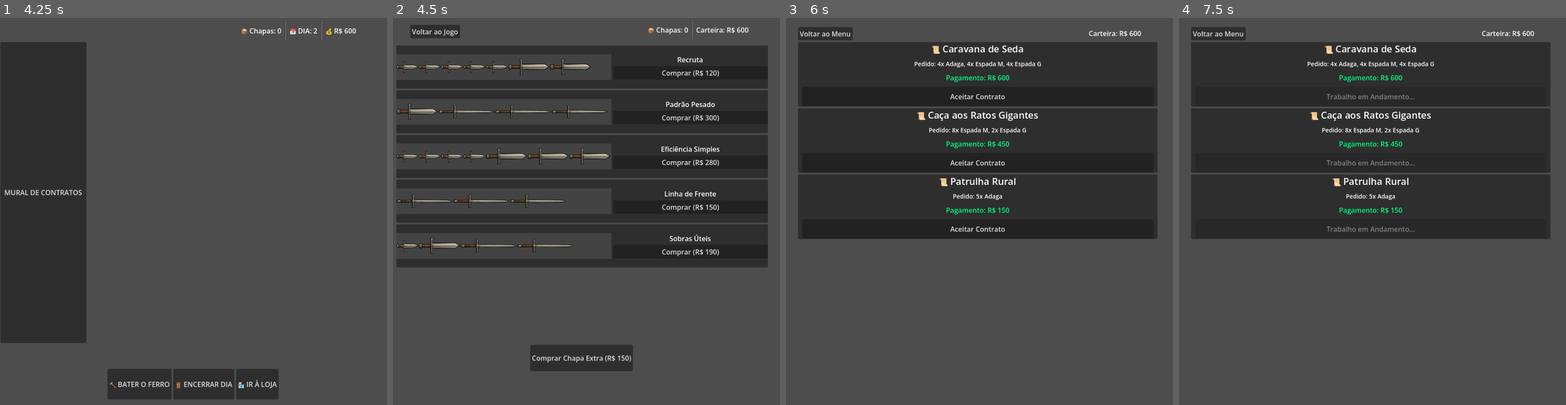
Above: before the commit, frames 1-4 (left to right).
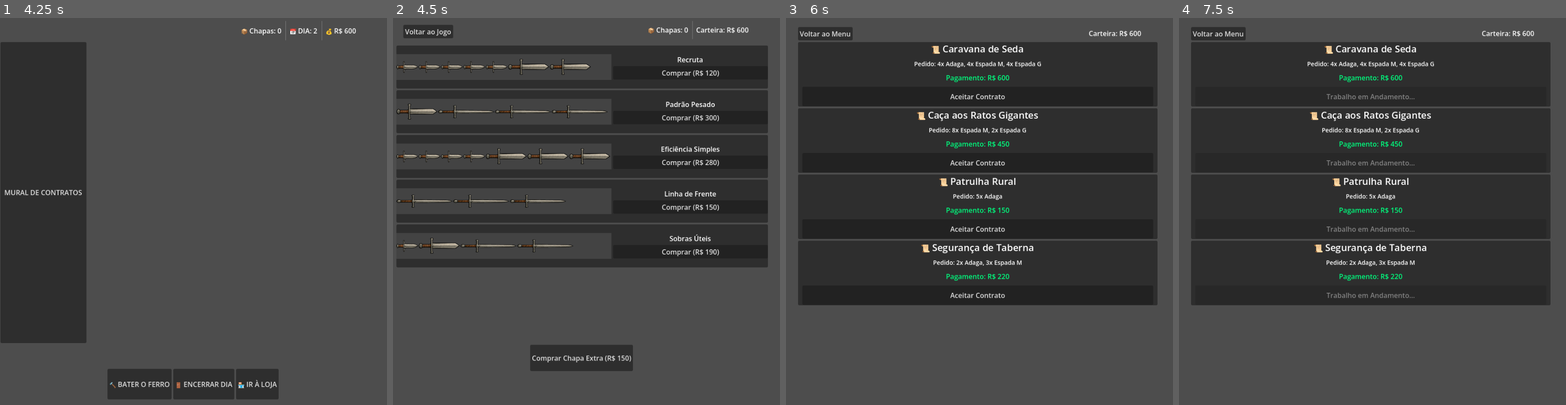
Above: after the commit, the same moments.

Repository: VitaumOS/Jogo_IC-Godot
Game: Godot game, scene res://scene/Cena_1.tscn
The game is run twice, just before and just after one commit, with the same random seed, the same clock (stepped at 60 frames per second) and the same inputs.
Inputs:
- Up to frame 1 (4.25 s): click "MURAL DE CONTRATOS" at 0.5 s; click "Voltar ao Menu" at 1.25 s; click "🔨 BATER O FERRO" at 2 s; click "🚪 ENCERRAR DIA" at 2.75 s; click "Encerrar Dia e Dormir" at 3.5 s
- Up to frame 2 (4.5 s): click "🏪 IR À LOJA" at 4.25 s
- Up to frame 3 (6 s): click "Voltar ao Jogo" at 5 s; click "MURAL DE CONTRATOS" at 5.75 s
- Up to frame 4 (7.5 s): click "Aceitar Contrato" at 6.5 s; click "📜 Caravana de Seda DEMANDA: -…" at 7.25 s

Frame 1 is identical in both runs. In frame 2, 0.2% of the frame differs, in the area x 2-18%, y 1-6%; in frame 3, 15%, in the area x 3-96%, y 57-75%; in frame 4, 15%.

Commit message:
Atualizar dnv ner

Diff:
--- a/scene/Cena_Loja.tscn
+++ b/scene/Cena_Loja.tscn
@@ -91,3 +91,11 @@
 [node name="LabelDinheiro" type="Label" parent="UI/HBoxContainer" unique_id=1041009093]
 layout_mode = 2
 text = "Carteira: R$"
+
+[node name="BtnVoltar" type="Button" parent="UI" unique_id=451513788]
+layout_mode = 0
+offset_left = 16.0
+offset_top = 8.0
+offset_right = 132.0
+offset_bottom = 39.0
+text = "Voltar ao Jogo"
--- a/script/Loja.gd
+++ b/script/Loja.gd
@@ -7,7 +7,7 @@
 
 @onready var label_dinheiro = $UI/HBoxContainer/LabelDinheiro
 @onready var container_itens = $UI/ScrollContainer/VBoxItens
-@onready var container_opcoes: VBoxContainer = $UI/Container_Opcoes
+@onready var btn_voltar: Button= $UI/BtnVoltar
 @onready var label_feedback = $UI/LabelFeedback
 @onready var lbl_estoque_chapas = $UI/HBoxContainer/LabelQuantidade
 @onready var btn_comprar_chapa = $UI/PainelChapas/BtnComprarChapa
@@ -17,11 +17,10 @@
 
 func _ready():
 	catalogo_loja = Global.padroes_na_loja
-	_atualizar_ui_dinheiro()
 	_gerar_itens_loja()
-	_configurar_botoes()
+	btn_voltar.pressed.connect(_on_voltar_pcu)
 	_configurar_compra_chapa()
-	_atualizar_display_chapas()
+	_atualizar_display()
 
 func _configurar_compra_chapa():
 	btn_comprar_chapa.text = "Comprar Chapa Extra (R$ %d)" % Global.preco_chapa_extra
@@ -32,28 +31,20 @@
 	if Global.dinheiro >= Global.preco_chapa_extra:
 		Global.dinheiro -= Global.preco_chapa_extra
 		Global.estoque_chapas_extras += 1
-		_atualizar_ui_dinheiro()
-		_atualizar_display_chapas()
+		_atualizar_display()
 		label_feedback.text = "Chapa extra adquirida!"
 	else:
 		label_feedback.text = "Saldo insuficiente para chapa!"
 
-func _atualizar_display_chapas():
+func _atualizar_display():
 	lbl_estoque_chapas.text = "📦 Chapas: %d" % Global.estoque_chapas_extras
+	label_dinheiro.text = "Carteira: R$ %d" % Global.dinheiro
 
-## Configura botões de navegação usando a cena exportada
-func _configurar_botoes():
-	for c in container_opcoes.get_children(): c.queue_free()
-	var btn = cena_botao_ui.instantiate()
-	btn.text = "Voltar ao Jogo"; btn.pressed.connect(_on_voltar_pcu)
-	container_opcoes.add_child(btn)
 
 ## Retorna para a cena principal
 func _on_voltar_pcu():
 	if get_tree().change_scene_to_file("res://scene/Cena_1.tscn") != OK: print("Erro ao carregar cena")
 
-func _atualizar_ui_dinheiro():
-	label_dinheiro.text = "Carteira: R$ %d" % Global.dinheiro
 
 func _gerar_itens_loja():
 	for c in container_itens.get_children(): c.queue_free()
@@ -107,6 +98,6 @@
 func _tentar_comprar(item, botao):
 	if Global.remover_dinheiro(item.preco):
 		Global.padroes_desbloqueados.append(item)
-		botao.disabled = true; botao.text = "Adquirido"; _atualizar_ui_dinheiro()
+		botao.disabled = true; botao.text = "Adquirido"; _atualizar_display()
 		label_feedback.text = "Padrão desbloqueado!"
 	else: label_feedback.text = "Saldo insuficiente!"
--- a/script/Main.gd
+++ b/script/Main.gd
@@ -208,8 +208,7 @@
 	var z_user = Global.chapas_usadas_pelo_jogador
 
 	if Global.estoque_chapas_extras < z_user:
-		_atualizar_texto_resultado("FALHA: Você não tem chapas (estoque: %d) para produzir as %d unidades planejadas!" % [Global.estoque_chapas_extras, z_user])
-
+		_atualizar_texto_resultado("FALHA: Você não tem chapas suficientes!")
 		_limpar_dados_transicao()
 		return
 
@@ -221,26 +220,20 @@
 		if res and res.get("status") == "Optimal":
 			var z_pulp = res["chapas_usadas"]
 
-			# 3. Consumir as chapas do estoque global
 			Global.estoque_chapas_extras -= z_user
 
-			# 4. Validar critérios de sucesso (Matemática + Ritmo)
 			var otimizou = (z_user <= z_pulp)
 			var ritmo_perfeito = (Global.ultimo_desempenho_ritmo >= 1.0)
 
-			# O Global decide o bônus financeiro
 			Global.completar_contrato(otimizou and ritmo_perfeito)
 
 			# 5. Feedback Visual
 			if otimizou and ritmo_perfeito:
 				_atualizar_texto_resultado("PERFEITO! Matemática Otimizada e Forja Impecável (+20%%)")
 			elif !otimizou:
-				_atualizar_texto_resultado("CONCLUÍDO. Mas cuidado: você gastou %d chapas e a IA faria com %d." % [z_user, z_pulp])
+				_atualizar_texto_resultado("CONCLUÍDO. Gastou %d chapas. Mínimo necessário:%d." % [z_user, z_pulp])
 			elif !ritmo_perfeito:
-				_atualizar_texto_resultado("MATEMÁTICA OK, mas você errou batidas na forja. Sem bônus de qualidade.")
-		else:
-			_atualizar_texto_resultado("Erro: O Solver não encontrou solução.")
-
+				_atualizar_texto_resultado("CONCLUÍDO")
 	_limpar_dados_transicao()
 
 # Função auxiliar para manter o código limpo
@@ -249,8 +242,6 @@
 	Global.ultimo_desempenho_ritmo = -1.0
 	_atualizar_ui_estatica()
 	_atualizar_display_contrato()
-	# Se você tiver um ícone de estoque na Main, atualize-o aqui:
-	# label_estoque_main.text = str(Global.estoque_chapas_extras)
 
 func _atualizar_texto_resultado(msg: String):
 	rotulo_feedback.text = msg
--- a/script/global.gd
+++ b/script/global.gd
@@ -54,7 +54,7 @@
 	var padroes_possiveis = dados_padroes.get("padroes", []).filter(func(p): return p.dia_minimo <= dia_atual)
 
 	contratos_possiveis.shuffle()
-	for i in range(min(3, contratos_possiveis.size())):
+	for i in range(min(5, contratos_possiveis.size())):
 		contratos_disponiveis.append(contratos_possiveis[i])
 
 	padroes_possiveis.shuffle()
